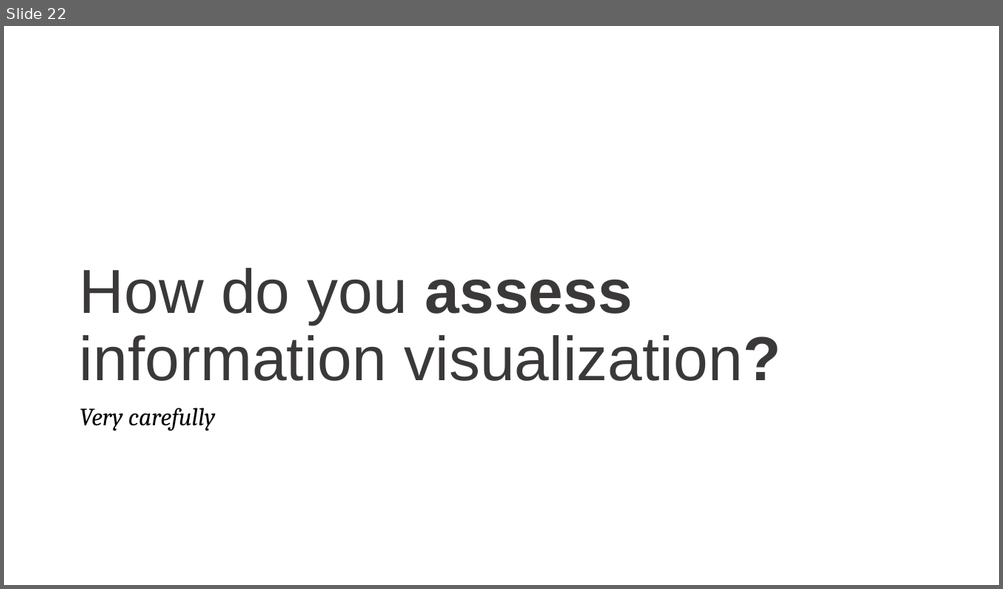
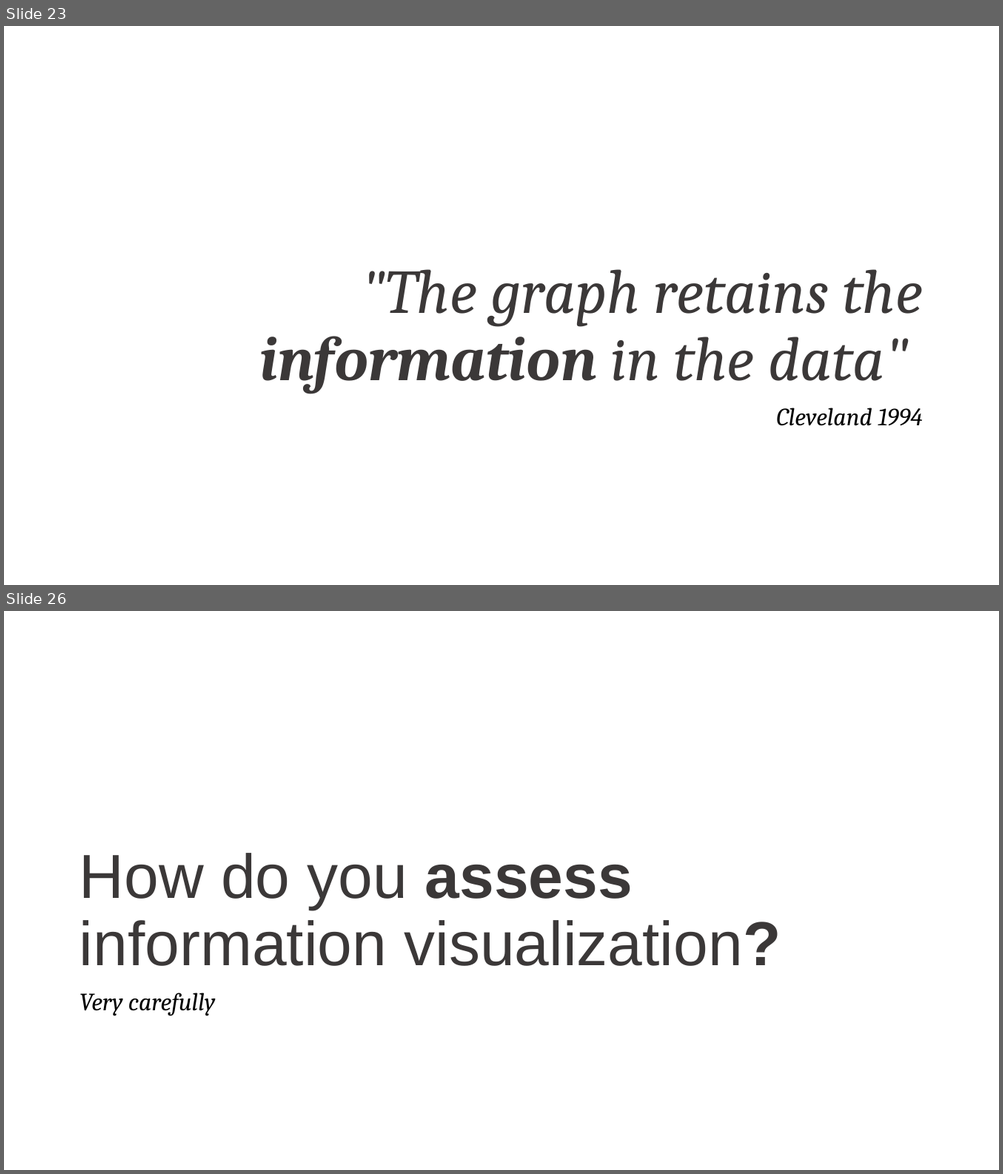
Before and after one commit to cathrynploehn-NIST/Visualizationintroduction, a slide deck: Information Visualization.pptx. Shown one above the other, each under a label of ours: slide 22 before the commit, slides 23 and 26 after it; the slides between them are not shown. The pictures are 1003x589 and 1003x1174 pixels, drawn with LibreOffice and Linux fonts; fonts in the diff are those of the drawing. Boxes give left, top, right and bottom in pixels: in the first picture for what was removed or moved away, otherwise in the second. Text is boxed around its words. In the diff, an @@ line names an element or a change of style, - is before the commit and + after.

```diff
--- a/Information Visualization.pptx
+++ b/Information Visualization.pptx
@@ slide 23 added at <box>4,26,999,585</box>, background #FFFFFF @@
@@ title added at <box>259,269,922,394</box>, 60 pt, text #3B3838, italic @@
+"The graph retains the information in the data"
@@ text added at <box>776,408,922,426</box>, 24 pt, text #000000, italic @@
+Cleveland 1994
@@ what was slide 22 is now slide 26 @@
```
Also in this commit, not shown: 9 other slides added.
